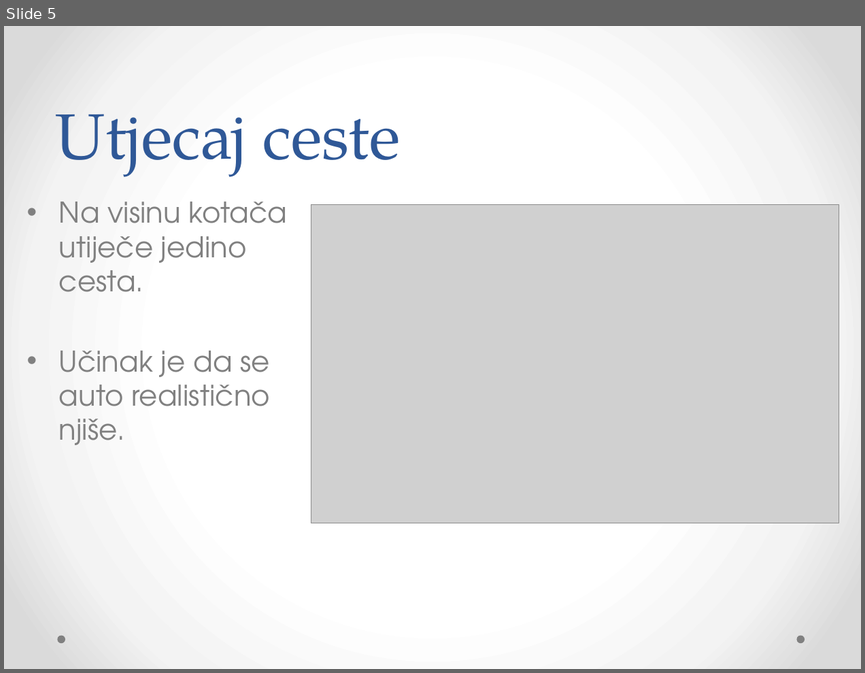
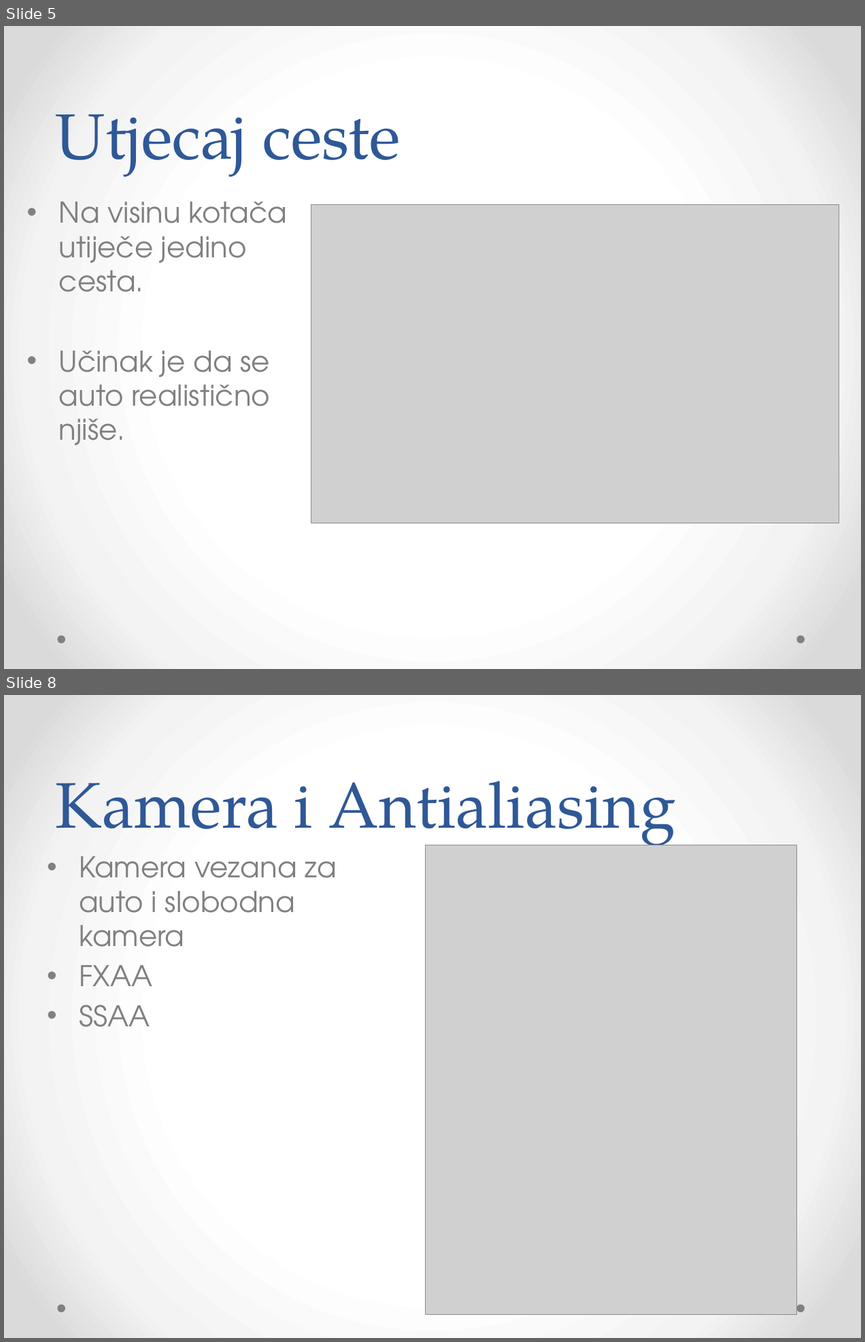
Before and after one commit to Bojanovski/IG-Project, a slide deck: Dokumentacija/Prezentacija.pptx. Shown one above the other, each under a label of ours: slide 5 before the commit, slides 5 and 8 after it; the slides between them are not shown. The pictures are 865x673 and 865x1342 pixels, drawn with LibreOffice and Linux fonts; fonts in the diff are those of the drawing; grey boxes stand for pictures. Boxes give left, top, right and bottom in pixels: in the first picture for what was removed or moved away, otherwise in the second. Text is boxed around its words. In the diff, an @@ line names an element or a change of style, - is before the commit and + after.

```diff
--- a/Dokumentacija/Prezentacija.pptx
+++ b/Dokumentacija/Prezentacija.pptx
@@ slide 8 added at [4, 695, 861, 1338], background gradient #FFFFFF to #F4F4F4 to #DADADA; not listed: 2 template elements that a slide beside it also shows @@
@@ title added at [56, 781, 676, 851], 54 pt, text #2F5897 @@
+Kamera i Antialiasing
@@ text added at [79, 856, 337, 1027], 24 pt, text #808080 @@
+• Kamera vezana za auto i slobodna kamera
+• FXAA
+• SSAA
@@ picture added at [426, 845, 797, 1314] @@
```
Also in this commit, not shown: 3 other slides added, 2 other files.
